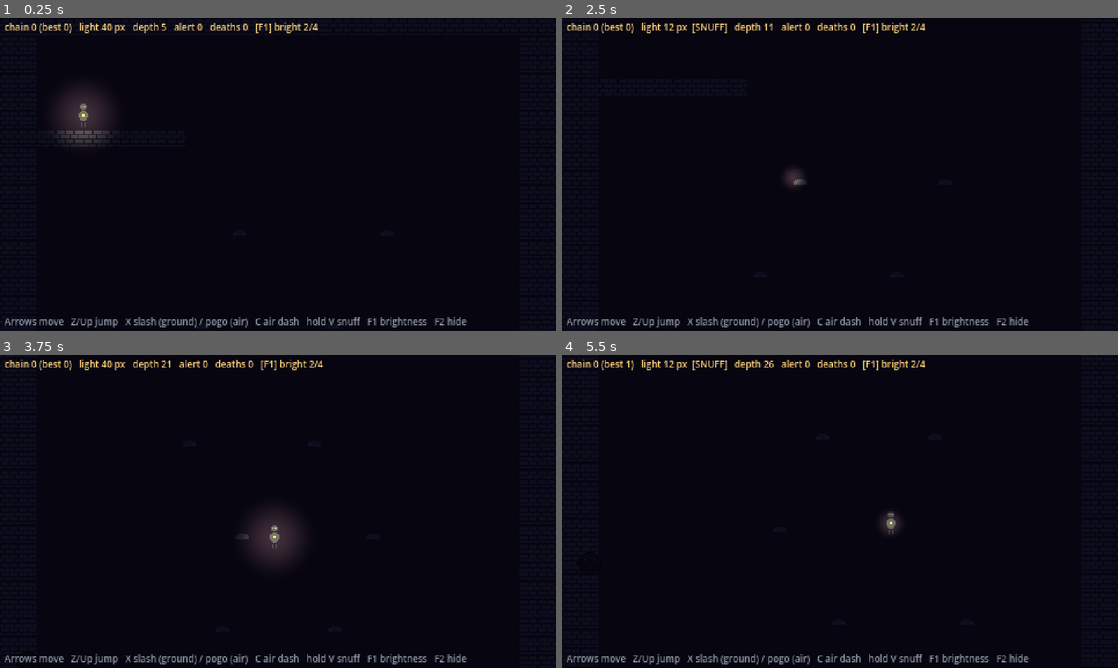
Above: before the commit, frames 1-4 (two rows, left to right).
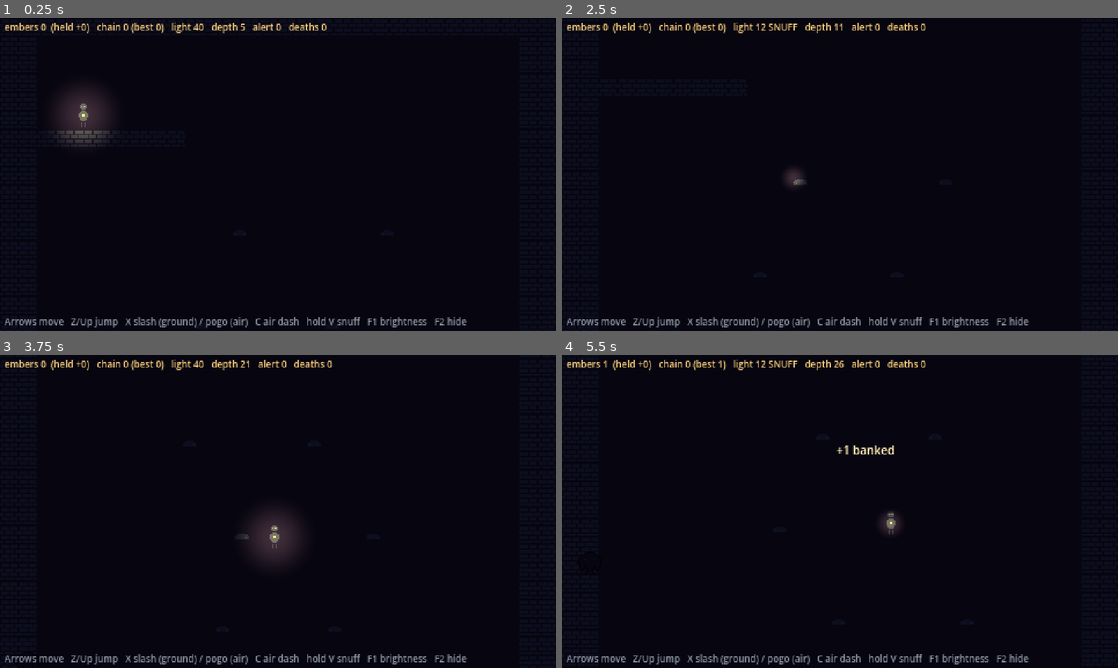
Above: after the commit, the same moments.

Repository: sonlemin/2d
Game: Godot game, scene res://scenes/shaft.tscn
The game is run twice, just before and just after one commit, with the same random seed, the same clock (stepped at 60 frames per second) and the same inputs.
Inputs:
- Up to frame 1 (0.25 s): no input
- Up to frame 2 (2.5 s): tap Enter at 0.5 s; hold V (light) 0.53-1.28 s; hold Right (move_right) 0.53-2.03 s; tap Z (jump) at 0.77, 1.52 s; tap X (attack) at 1.35 s; tap V (light) at 1.55 s; hold Left (move_left) from 2.03 s (still down); hold V (light) from 2.03 s (still down); tap C (dash) at 2.1 s
- Up to frame 3 (3.75 s): release Left (move_left) at 2.78 s; release V (light) at 2.78 s; hold Right (move_right) from 2.78 s (still down); tap V (light) at 2.85 s; tap Z (jump) at 3.02 s; hold V (light) from 3.53 s (still down)
- Up to frame 4 (5.5 s): tap Z (jump) at 3.77, 4.52 s; release Right (move_right) at 4.28 s; release V (light) at 4.28 s; hold Left (move_left) 4.28-5.03 s; tap X (attack) at 4.35 s; tap V (light) at 4.55 s; hold Right (move_right) from 5.03 s (still down); hold V (light) from 5.03 s (still down); tap C (dash) at 5.1 s

The runs differ from the first frame. In frame 1, 0.9% of the frame differs, in the area x 1-59%, y 1-5%; in frame 2, 1.0%; in frame 3, 0.9%; in frame 4, 1.2%, in the area x 1-66%, y 1-32%.

Commit message:
feat: embers reward test (held on the chain, banked on landing/Snuff, lost on death)
Playtest: 'I want to keep the chain going but does it make any difference'.
The chain had cost (light draws lurkers) but no payoff. Each hit now adds
ember_value(link) to a held pile (default linear: chain n pays n(n+1)/2);
any safe break banks it, death loses it. Popups: 'x5 +5', '+N banked', '-N lost'.
HUD shows banked/held. Unit tests for hold/bank/lose/cap.

Co-Authored-By: Claude Opus 5.5 <noreply@anthropic.com>
Claude-Session: https://claude.ai/code/session_01YMih48V6tBoJbcPKSnhrn5

Diff:
--- a/game/scripts/chain_state.gd
+++ b/game/scripts/chain_state.gd
@@ -5,8 +5,12 @@
 ## Pillar 1: Chain = Light = Danger. Each pogo hit without landing adds one link.
 ## The chain drives Blade Bloom (slash size) and Chain-Light (light radius).
 ## Landing and Snuff break it. All tuning constants live here.
+##
+## Embers (M1 reward test): every hit adds ember_value(link) to a HELD pile.
+## Breaking the chain safely (landing, Snuff, a knock) BANKS the pile; dying LOSES it.
 
 signal changed(count: int)
+signal banked(amount: int)
 
 # --- Tuning constants (addendum: "tuning constants to set in the MVP") ---
 const MAX_CHAIN := 20
@@ -18,6 +22,7 @@
 
 var count: int = 0
 var snuffed: bool = false
+var held: int = 0                ## embers riding on the current chain, not yet safe
 
 
 ## Register a pogo hit. Snuffed hits still bounce the player but add no link,
@@ -26,15 +31,40 @@
 	if snuffed:
 		return
 	var next := mini(count + 1, MAX_CHAIN)
+	held += ember_value(next)  # still pays at the cap: the light stops growing, the haul doesn't
 	if next != count:
 		count = next
 		changed.emit(count)
 
 
+## Safe end of a chain: the held embers are banked.
 func break_chain() -> void:
+	if held > 0:
+		var amount := held
+		held = 0
+		banked.emit(amount)
+	_reset_count()
+
+
+## Death: the held embers are gone. Returns how many were lost.
+func lose() -> int:
+	var lost := held
+	held = 0
+	_reset_count()
+	return lost
+
+
+func _reset_count() -> void:
 	if count != 0:
 		count = 0
 		changed.emit(count)
+
+
+## Embers paid by the hit that makes link number `link` (1 = first hit of a chain).
+## This curve IS the temptation: it decides how much one more pogo is worth.
+## Default: linear per hit, so a chain of n pays n(n+1)/2 in total (quadratic).
+static func ember_value(link: int) -> int:
+	return maxi(link, 1)
 
 
 ## Snuff (hold Light): going dark breaks the chain (decision log, 2026-11-08).
--- a/game/scripts/fx.gd
+++ b/game/scripts/fx.gd
@@ -33,17 +33,22 @@
 
 
 ## A floating "x5" over the hit, so the chain count is felt where the eyes are.
-static func chain_popup(parent: Node, pos: Vector2, count: int) -> void:
+static func chain_popup(parent: Node, pos: Vector2, count: int, embers: int) -> void:
+	popup(parent, pos, "x%d  +%d" % [count, embers], SPARK, 8 if count < 5 else 10)
+
+
+## Floating text that rises and fades.
+static func popup(parent: Node, pos: Vector2, text: String, color: Color, size := 8) -> void:
 	var l := Label.new()
 	l.material = _unshaded()
-	l.text = "x%d" % count
-	l.add_theme_font_size_override("font_size", 8 if count < 5 else 10)
-	l.add_theme_color_override("font_color", SPARK)
+	l.text = text
+	l.add_theme_font_size_override("font_size", size)
+	l.add_theme_color_override("font_color", color)
 	l.add_theme_color_override("font_outline_color", Color(0.05, 0.04, 0.08))
 	l.add_theme_constant_override("outline_size", 3)
 	l.z_index = 5
 	parent.add_child(l)
-	l.global_position = pos + Vector2(-6, -30)
+	l.global_position = pos + Vector2(-10, -30)
 	var tw := l.create_tween().set_parallel()
 	tw.tween_property(l, "position:y", l.position.y - 14.0, 0.6).set_ease(Tween.EASE_OUT).set_trans(Tween.TRANS_CUBIC)
 	tw.tween_property(l, "modulate:a", 0.0, 0.6).set_delay(0.25)
--- a/game/scripts/player.gd
+++ b/game/scripts/player.gd
@@ -65,6 +65,7 @@
 func _ready() -> void:
 	add_to_group("player")
 	chain.changed.connect(_on_chain_changed)
+	chain.banked.connect(_on_banked)
 	_hurtbox.area_entered.connect(_on_hurt_area)
 	_set_swing_visible(false)
 	_apply_bloom()
@@ -195,7 +196,7 @@
 	_shown_radius += light_kick
 	_shake = shake
 	_sprite.scale = Vector2(0.75, 1.3)  # stretch up out of the bounce
-	Fx.chain_popup(get_parent(), global_position, chain.count)
+	Fx.chain_popup(get_parent(), global_position, chain.count, ChainState.ember_value(chain.count))
 	_freeze_frame()
 
 
@@ -210,6 +211,11 @@
 func _set_swing_visible(on: bool) -> void:
 	_slash.visible = on and not _swing_is_pogo
 	_pogo.visible = on and _swing_is_pogo
+
+
+func _on_banked(amount: int) -> void:
+	if not is_dead:
+		Fx.popup(get_parent(), global_position + Vector2(0, -10), "+%d banked" % amount, Color(1, 0.93, 0.7), 10)
 
 
 func _on_chain_changed(count: int) -> void:
@@ -264,7 +270,9 @@
 		return
 	is_dead = true
 	Engine.time_scale = 1.0
-	chain.break_chain()
+	var lost := chain.lose()  # unbanked embers die with you
+	if lost > 0:
+		Fx.popup(get_parent(), global_position + Vector2(0, -10), "-%d lost" % lost, Color(1, 0.35, 0.3), 10)
 	velocity = Vector2.ZERO
 	_set_swing_visible(false)
 	died.emit()
--- a/game/scripts/shaft.gd
+++ b/game/scripts/shaft.gd
@@ -19,6 +19,7 @@
 static var show_controls := true
 static var best_chain := 0  # session stats for playtest notes (survive death reloads)
 static var deaths := 0
+static var banked_embers := 0  # the haul: kept across deaths (only HELD embers are lost)
 
 const LAYOUT: Array[String] = [
 	"##############################",
@@ -146,6 +147,7 @@
 	_walls.tile_set = _make_tileset()
 	_build()
 	_player.died.connect(_on_player_died)
+	_player.chain.banked.connect(func(amount: int) -> void: banked_embers += amount)
 	var cam: Camera2D = _player.get_node("Camera")
 	cam.limit_left = 0
 	cam.limit_top = 0
@@ -225,10 +227,9 @@
 	for l in get_tree().get_nodes_in_group("predator"):
 		if l.state != Lurker.State.IDLE:
 			hunting += 1
-	_debug.text = "chain %d (best %d)   light %d px%s   depth %d   alert %d   deaths %d   [F1] bright %d/%d" % [
-		_player.chain.count, best_chain, int(_player.light_radius()),
-		"  [SNUFF]" if _player.chain.snuffed else "", int(_deepest), hunting, deaths,
-		ambient_index + 1, AMBIENT_LEVELS.size()]
+	_debug.text = "embers %d  (held +%d)   chain %d (best %d)   light %d%s   depth %d   alert %d   deaths %d" % [
+		banked_embers, _player.chain.held, _player.chain.count, best_chain, int(_player.light_radius()),
+		" SNUFF" if _player.chain.snuffed else "", int(_deepest), hunting, deaths]
 	_debug.add_theme_color_override("font_color", ALERT_COLOR if hunting > 0 else HUD_COLOR)
 
 
--- a/game/tests/run_tests.gd
+++ b/game/tests/run_tests.gd
@@ -19,6 +19,7 @@
 		"test_cap_clamps",
 		"test_curves_monotonic",
 		"test_changed_signal",
+		"test_embers_held_banked_lost",
 	]:
 		call(t)
 	if _failures == 0:
@@ -107,3 +108,34 @@
 	c.break_chain()
 	c.break_chain()  # already 0: must not emit again
 	check(seen == [1, 2, 0], "changed emits on real changes only (got %s)" % [seen])
+
+
+## M1 reward: hits fill a held pile; a safe break banks it (once); death loses it.
+func test_embers_held_banked_lost() -> void:
+	var c = ChainStateScript.new()
+	var got := []
+	c.banked.connect(func(a): got.append(a))
+	for i in 4:
+		c.add_hit()
+	var expect := 0
+	for n in range(1, 5):
+		expect += ChainStateScript.ember_value(n)
+	check(c.held == expect, "4 hits hold the sum of ember_value(1..4) (got %d)" % c.held)
+	check(ChainStateScript.ember_value(5) >= ChainStateScript.ember_value(4), "a later hit is worth at least as much")
+	c.break_chain()
+	check(got == [expect] and c.held == 0, "landing banks the held embers exactly once")
+	c.break_chain()
+	check(got.size() == 1, "breaking an empty chain banks nothing")
+	c.add_hit(); c.add_hit()
+	c.set_snuffed(true)
+	check(got.size() == 2 and c.held == 0, "Snuff is a safe exit: it banks too")
+	c.set_snuffed(false)
+	c.add_hit(); c.add_hit(); c.add_hit()
+	var held_before: int = c.held
+	var lost: int = c.lose()
+	check(lost == held_before and lost > 0 and c.held == 0 and c.count == 0, "death loses the held embers")
+	check(got.size() == 2, "death banks nothing")
+	c.count = ChainStateScript.MAX_CHAIN
+	var h0: int = c.held
+	c.add_hit()
+	check(c.held > h0, "hits at the chain cap still pay embers")
